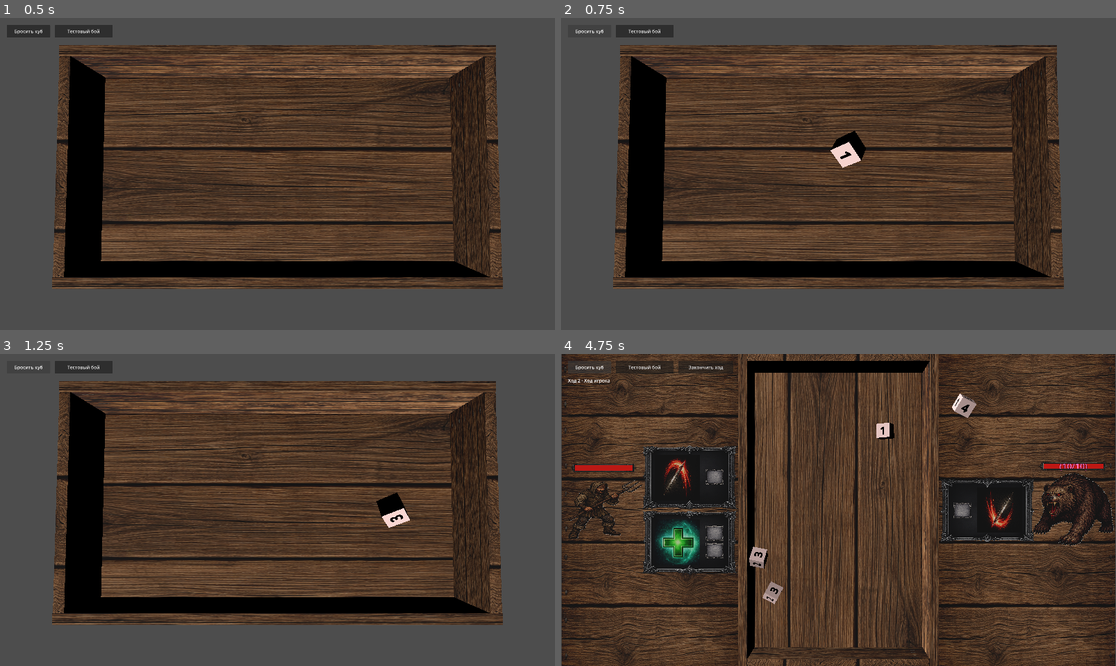
Above: before the commit, frames 1-4 (two rows, left to right).
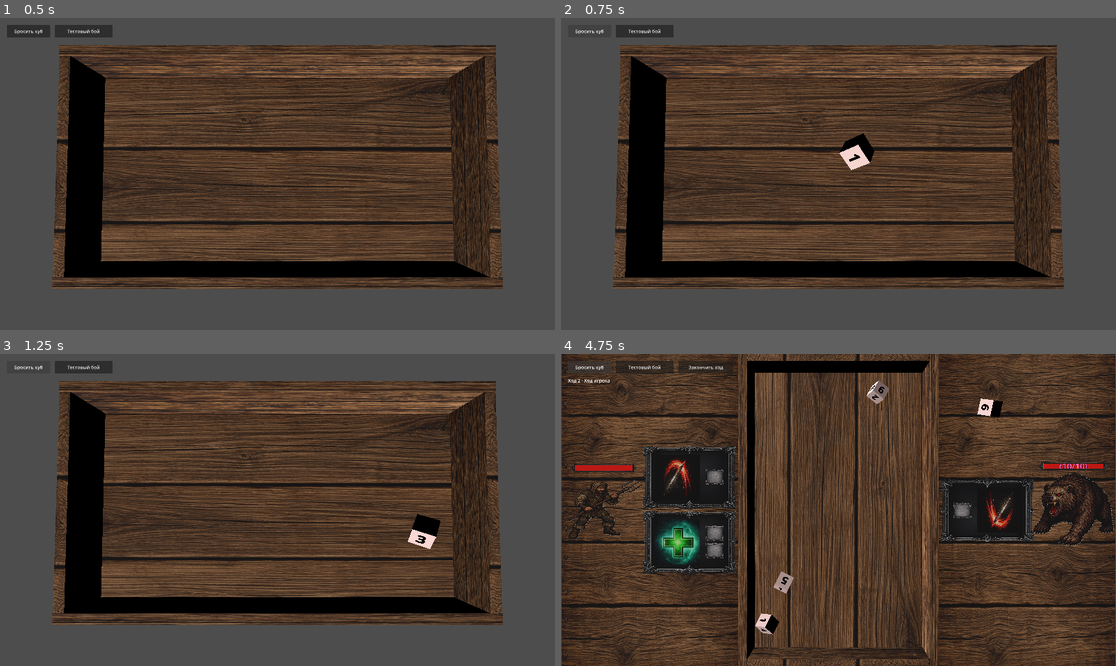
Above: after the commit, the same moments.

Repository: olegbogai-web/dicegame
Game: Godot game, scene res://scenes/board.tscn
Two runs of this game, one before a commit and one after it. Both use one fixed random seed, a clock stepped at 60 frames per second and the inputs below.
Inputs:
- Up to frame 1 (0.5 s): no input
- Up to frame 2 (0.75 s): click "Бросить куб" at 0.5 s
- Up to frame 3 (1.25 s): no input
- Up to frame 4 (4.75 s): click "Тестовый бой" at 1.25 s; click "Бросить куб" at 2 s; click "Тестовый бой" at 2.75 s; click "Закончить ход" at 3.5 s; click "Бросить куб" at 4.25 s

Frame 1 is identical in both runs. In frame 2, 0.5% of the frame differs, in the area x 48-57%, y 36-49%; in frame 3, 0.8%; in frame 4, 1.4%, in the area x 33-80%, y 8-90%.

Commit message:
Adjust dice throw tuning

Diff:
--- a/ui/scripts/board_controller.gd
+++ b/ui/scripts/board_controller.gd
@@ -19,11 +19,11 @@
 @export var fallback_expand_step: Vector2 = Vector2(0.2, 0.2)
 
 @export_category("Throw")
-@export var throw_speed_min: float = 3.8
-@export var throw_speed_max: float = 6.4
+@export var throw_speed_min: float = 4.56
+@export var throw_speed_max: float = 7.68
 @export var throw_direction_spread: float = 1.25
-@export var throw_vertical_velocity_min: float = 0.35
-@export var throw_vertical_velocity_max: float = 1.4
+@export var throw_vertical_velocity_min: float = 0.28
+@export var throw_vertical_velocity_max: float = 1.12
 @export var angular_velocity_min: Vector3 = Vector3(-14.0, -18.0, -14.0)
 @export var angular_velocity_max: Vector3 = Vector3(14.0, 18.0, 14.0)
 
